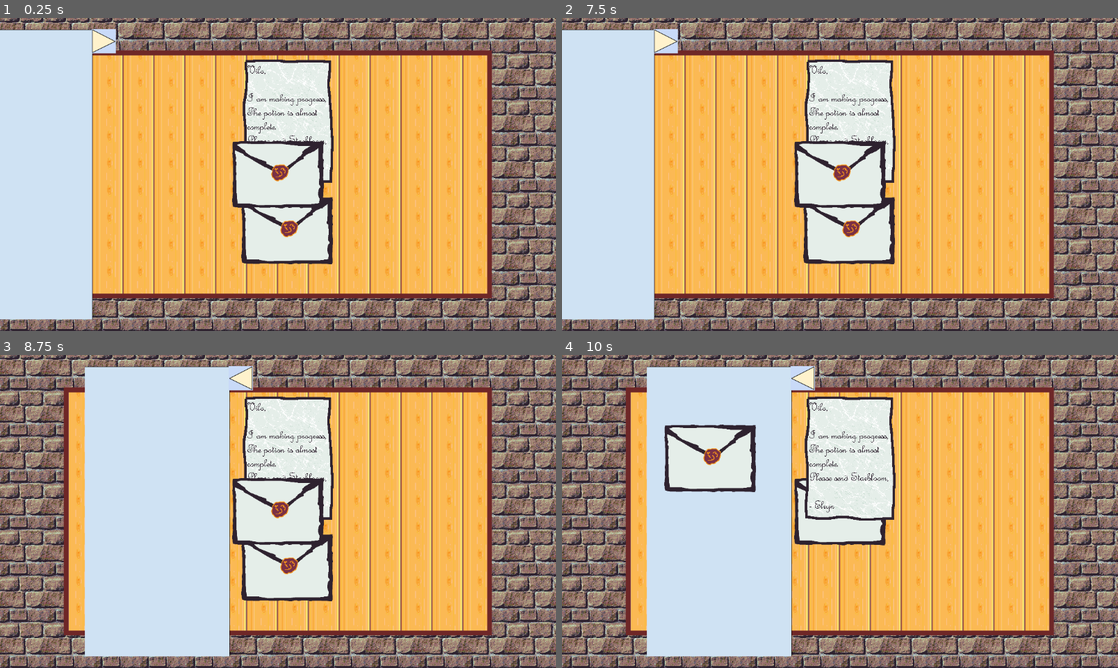
Above: before the commit, frames 1-4 (two rows, left to right).
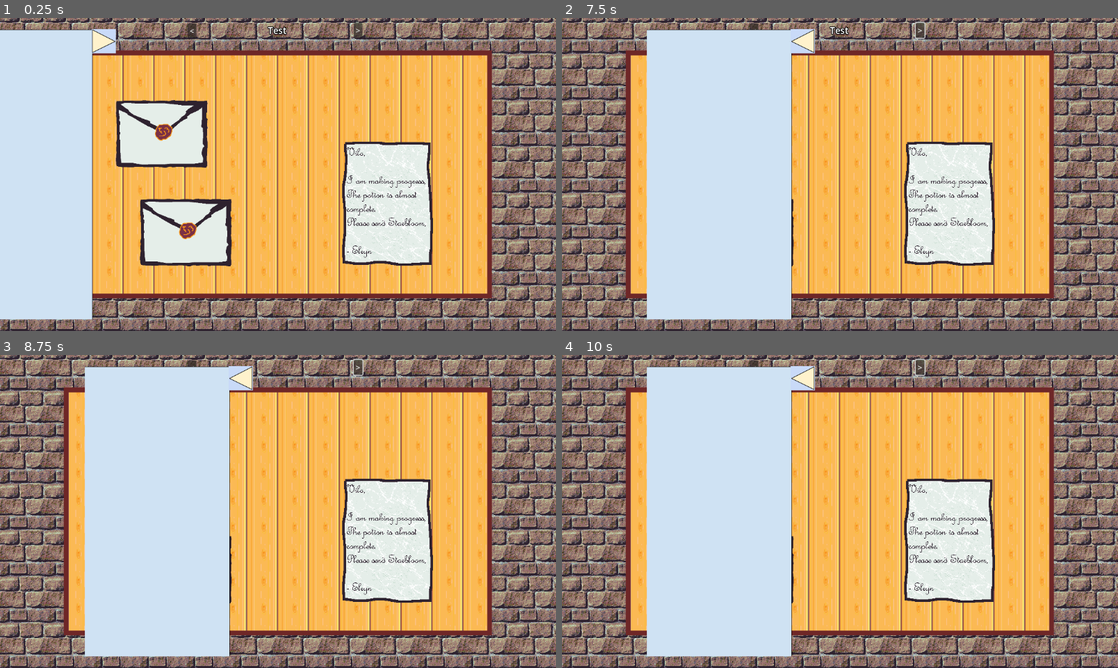
Above: after the commit, the same moments.

Repository: diegofdz333/the-alchemist
Game: Godot game, scene res://scenes/Main.tscn
The game is run twice, just before and just after one commit, with the same random seed, the same clock (stepped at 60 frames per second) and the same inputs.
Inputs (mouse positions are in pixels of both pictures, inside the frame that each line leads up to):
- Up to frame 1 (0.25 s): no input
- Up to frame 2 (7.5 s): click (756, 30) at 0.5 s, where only the run after the commit has a clickable "<"; click (917, 30) at 1.25 s, where only the run after the commit has a clickable ">"; click (667, 39) at 2 s; click (801, 39) at 2.75 s; click (756, 30) at 3.5 s, where only the run after the commit has a clickable "<"; click (917, 30) at 4.25 s, where only the run after the commit has a clickable ">"; click (667, 39) at 5 s; click (756, 30) at 5.75 s, where only the run after the commit has a clickable "<"; click (917, 30) at 6.5 s, where only the run after the commit has a clickable ">"; tap Enter at 7.25 s; move the mouse to (962, 158) at 7.27 s; click (962, 158) at 7.42 s
- Up to frame 3 (8.75 s): tap Space at 8 s; drag from (166, 527) to (22, 511) at 8.02 s
- Up to frame 4 (10 s): tap Enter at 8.75 s; move the mouse to (895, 442) at 8.77 s; click (895, 442) at 8.92 s; tap Space at 9.5 s; drag from (812, 574) to (673, 464) at 9.52 s

The runs differ from the first frame. In frame 1, 24% of the frame differs, in the area x 20-78%, y 1-80%; in frame 2, 55%, in the area x 0-78%, y 1-97%; in frame 3, 17%; in frame 4, 15%.

Commit message:
Add Document Selection and Text Reader

Diff:
--- a/scenes/Main.tscn
+++ b/scenes/Main.tscn
@@ -6,7 +6,13 @@
 [ext_resource type="Texture2D" uid="uid://ca4vyoeydh6ex" path="res://assets/table.png" id="3_f8pjf"]
 [ext_resource type="Texture2D" uid="uid://ddpk08d1nysw7" path="res://assets/documents/doc1.png" id="3_y3cmu"]
 [ext_resource type="Texture2D" uid="uid://bggqqjhi6lura" path="res://assets/bricks.png" id="4_gd8ix"]
-[ext_resource type="PackedScene" uid="uid://chajdh0arltg1" path="res://scenes/DocumentMenu.tscn" id="6_lgqyx"]
+[ext_resource type="PackedScene" uid="uid://b5fis15vkrthn" path="res://scenes/DocumentMenu.tscn" id="6_lgqyx"]
+[ext_resource type="Script" path="res://scripts/text_popup.gd" id="8_axhao"]
+
+[sub_resource type="LabelSettings" id="LabelSettings_na3qj"]
+font_size = 19
+outline_size = 6
+outline_color = Color(0, 0, 0, 1)
 
 [node name="Main" type="Node2D"]
 script = ExtResource("1_478tm")
@@ -17,16 +23,24 @@
 script = ExtResource("1_bl5sq")
 
 [node name="Dummy-letter3" parent="Documents" instance=ExtResource("2_2uoe8")]
+position = Vector2(-241, -84)
 
 [node name="Dummy-letter2" parent="Documents" instance=ExtResource("2_2uoe8")]
-position = Vector2(19, 116)
+position = Vector2(-191, 120)
 
 [node name="Dummy-letter" parent="Documents" instance=ExtResource("2_2uoe8")]
-position = Vector2(20, -110)
+position = Vector2(226, 60)
 scale = Vector2(1, 1)
 texture = ExtResource("3_y3cmu")
+text = "Vilo,
+I am making progress
+The potion is almost
+complete.
+Please send Starbloom,
+- Elryn"
 
 [node name="Table" type="Sprite2D" parent="."]
+z_index = -5
 texture = ExtResource("3_f8pjf")
 
 [node name="Background" type="Sprite2D" parent="."]
@@ -36,4 +50,33 @@
 [node name="DocumentMenu" parent="." instance=ExtResource("6_lgqyx")]
 position = Vector2(-650, 0)
 
+[node name="Label" type="Label" parent="."]
+offset_left = -192.0
+offset_top = -312.0
+offset_right = 190.0
+offset_bottom = -258.0
+text = "Test"
+label_settings = SubResource("LabelSettings_na3qj")
+horizontal_alignment = 1
+script = ExtResource("8_axhao")
+
+[node name="LeftText" type="Button" parent="Label"]
+layout_mode = 0
+offset_left = 5.0
+offset_top = -1.0
+offset_right = 23.0
+offset_bottom = 30.0
+text = "<"
+
+[node name="RightText" type="Button" parent="Label"]
+layout_mode = 0
+offset_left = 349.0
+offset_top = -2.0
+offset_right = 367.0
+offset_bottom = 29.0
+text = ">"
+
+[connection signal="selected_document_changed" from="Documents" to="Label" method="_on_documents_selected_document_changed"]
 [connection signal="expand_button_pressed" from="DocumentMenu" to="." method="_on_document_menu_expand_button_pressed"]
+[connection signal="button_down" from="Label/LeftText" to="Label" method="_on_left_text_button_down"]
+[connection signal="button_down" from="Label/RightText" to="Label" method="_on_right_text_button_down"]
--- a/scripts/document.gd
+++ b/scripts/document.gd
@@ -1,8 +1,19 @@
 extends Sprite2D
 
+@export_multiline var text: String;
+
+const DELAY = 1;
+
+# Max holding time to be considered "clicked" rather than held
+# In miliseconds
+const SELECTION_TIME = 500;
+
 var is_dragging = false;
+var is_selected = false;
+var click_time = 0;
 var mouse_offset;
-var delay = 1;
+var time
+
 var in_menu: bool = false;
 
 # Called when the node enters the scene tree for the first time.
@@ -38,7 +49,7 @@
 			self,
 			"position",
 			get_global_mouse_position() - mouse_offset,
-			delay * delta
+			DELAY * delta
 		);
 		return true;
 	return false;
@@ -48,7 +59,13 @@
 	if event is InputEventMouseButton and event.button_index == MOUSE_BUTTON_LEFT:
 		if event.pressed:
 			if get_rect().has_point(to_local(get_global_mouse_position())):
+				click_time = Time.get_ticks_msec();
 				is_dragging = true;
 				mouse_offset = get_global_mouse_position() - global_position;
+			else:
+				if $"../../Table".get_rect().has_point(get_global_mouse_position()):
+					is_selected = false;
 		else:
 			is_dragging = false;
+			if Time.get_ticks_msec() - click_time <= SELECTION_TIME:
+				is_selected = true;
--- a/scripts/documents_handler.gd
+++ b/scripts/documents_handler.gd
@@ -1,8 +1,11 @@
 extends Node
+
+signal selected_document_changed(new_doc)
 
 const DOCUMENT_Z = 0; # Lowest document z value
 
 var document_ordering: Array = [];
+var selected_document = null;
 
 # Called when the node enters the scene tree for the first time.
 func _ready():
@@ -15,6 +18,25 @@
 
 # Called every frame. 'delta' is the elapsed time since the previous frame.
 func _process(delta):
+	# Process document selection
+	var selected_doc_exists = false;
+	for i in range(0, document_ordering.size()):
+		var doc = document_ordering[i];
+		if doc.is_selected:
+			# Document was clicked
+			selected_doc_exists = true;
+			if selected_document != doc:
+				selected_document = doc;
+				selected_document_changed.emit(doc)
+				document_ordering.pop_at(i);
+				document_ordering.push_front(doc);
+				refresh_z_indeces();
+			break
+	if !selected_doc_exists and selected_document != null:
+		selected_document = null;
+		selected_document_changed.emit(null)
+
+	# Process document dragging
 	for i in range(0, document_ordering.size()):
 		var doc = document_ordering[i];
 		if doc.process_dragging(delta):
--- /dev/null
+++ b/scripts/text_popup.gd
@@ -0,0 +1,45 @@
+extends Label
+
+var max_line = 0;
+var current_line = 0;
+var doc_text = null;
+
+# Called when the node enters the scene tree for the first time.
+func _ready():
+	pass # Replace with function body.
+
+
+# Called every frame. 'delta' is the elapsed time since the previous frame.
+func _process(delta):
+	pass
+
+
+func _on_documents_selected_document_changed(new_doc):
+	if new_doc != null:
+		doc_text = new_doc.text;
+		current_line = 0;
+		max_line = doc_text.split("\n").size() - 1;
+	else:
+		doc_text = null;
+		max_line = 0;
+	update_text();
+
+func update_text():
+	if doc_text != null:
+		var split_text = doc_text.split("\n");
+		text = split_text[current_line];
+	else:
+		text = "";
+
+
+
+func _on_left_text_button_down():
+	if current_line > 0:
+		current_line -= 1;
+		update_text();
+
+
+func _on_right_text_button_down():
+	if current_line < max_line:
+		current_line += 1;
+		update_text();
Not shown: 1 places in scenes/DocumentMenu.tscn that only renumber resources
Not shown: 1 places in scenes/Main.tscn that only renumber resources
